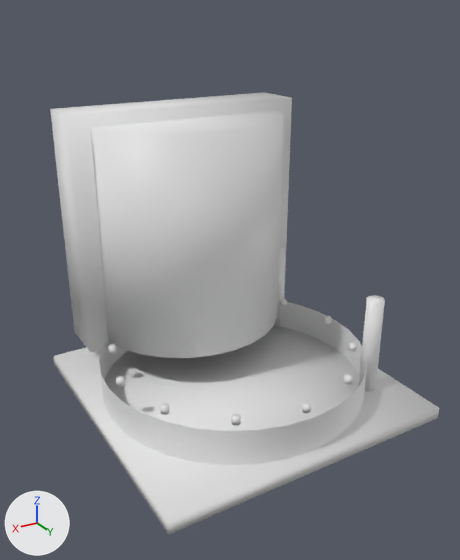
The OBJ model src/main/resources/assets/apexballistics/models/block/silo_hatch_open.obj: old version first, new version second.
Before and after are seen from a 50 mm lens placed at (1.516, 1.172, 1.268), pointed at (0.491, -0.536, 0.414). Every picture has the same lights, and +X, +Y and +Z are marked at lower left. The first picture is the older version. Materials are left out; every surface is plain grey. Where no turn or scale is listed for an object, it has been applied to the vertices. Vertices at exactly the same position are counted once.

Objects in the first picture: 'silo_hatch_open'.
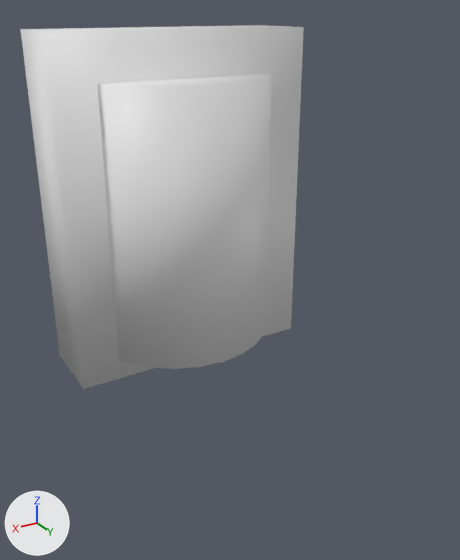
Where the change shows, as pixel boxes [x1, y1, x2, y2] in the pictures (460 x 560 px):
'silo_hatch_open', reshaped (27% narrower, 18% shorter): before [50, 92, 439, 535]; after [21, 25, 304, 389]
part 1 of me_silo_hatch_open, added: after [21, 25, 304, 389]
part 2 of me_silo_hatch_open, added: after [97, 73, 272, 369]
part 3 of me_silo_hatch_open, deleted: before [99, 302, 367, 465]
part 4 of me_silo_hatch_open, deleted: before [91, 110, 284, 358]
part 5 of me_silo_hatch_open, deleted: before [273, 247, 285, 328]
part 6 of me_silo_hatch_open, deleted: before [359, 295, 385, 392]
part 7 of me_silo_hatch_open, deleted: before [344, 374, 353, 385]
part 8 of me_silo_hatch_open, deleted: before [108, 344, 116, 354]
part 9 of me_silo_hatch_open, deleted: before [301, 402, 311, 413]
part 10 of me_silo_hatch_open, deleted: before [280, 299, 287, 307]
part 11 of me_silo_hatch_open, deleted: before [231, 414, 241, 426]
part 12 of me_silo_hatch_open, deleted: before [324, 316, 331, 324]
part 13 of me_silo_hatch_open, deleted: before [160, 403, 169, 415]
part 14 of me_silo_hatch_open, deleted: before [349, 342, 357, 352]
part 15 of me_silo_hatch_open, deleted: before [116, 376, 124, 387]
part 16 of me_silo_hatch_open, deleted: before [53, 327, 439, 535]
part 17 of me_silo_hatch_open, deleted: before [50, 92, 292, 352]

Patch to the scene script:
```diff
--- a/src/main/resources/assets/apexballistics/models/block/silo_hatch_open.obj.py
+++ b/src/main/resources/assets/apexballistics/models/block/silo_hatch_open.obj.py
@@ me_silo_hatch_open @@
 # used by ob_silo_hatch_open; location = (0.0, 0.0, 0.0)
-me_silo_hatch_open.from_pydata(...)  # 406 vertices, 482 faces; spans x 0.0..1.0, y -1.22..0.0, z 0.0..0.96
+me_silo_hatch_open.from_pydata(...)  # 66 vertices, 84 faces; spans x 0.04..0.96, y -1.27..-0.57, z 0.0..1.2
+# me_silo_hatch_open part 1: a new loose piece, a box spanning x 0.04..0.96, y -1.06..-0.78, z 0.0..1.2
+# me_silo_hatch_open part 2: a new loose piece, a 24-sided cylinder along z spanning x 0.15..0.85, y -1.27..-0.57, z 0.08..1.05
+# me_silo_hatch_open part 3: the loose piece of 64 vertices spanning x 0.04..0.96, y -0.96..-0.04, z 0.03..0.16 is deleted
+# me_silo_hatch_open part 4: the loose piece of 58 vertices spanning x 0.14..0.86, y -1.22..-0.5, z 0.16..0.92 is deleted
+# me_silo_hatch_open part 5: the loose piece of 22 vertices spanning x 0.091..0.149, y -0.81..-0.75, z 0.04..0.38 is deleted
+# me_silo_hatch_open part 6: the loose piece of 22 vertices spanning x 0.091..0.149, y -0.25..-0.19, z 0.04..0.38 is deleted
+# me_silo_hatch_open part 7: the loose piece of 18 vertices spanning x 0.276..0.304, y -0.15..-0.122, z 0.16..0.182 is deleted
+# me_silo_hatch_open part 8: the loose piece of 18 vertices spanning x 0.85..0.878, y -0.724..-0.696, z 0.16..0.182 is deleted
+# me_silo_hatch_open part 9: the loose piece of 18 vertices spanning x 0.486..0.514, y -0.094..-0.066, z 0.16..0.182 is deleted
+# me_silo_hatch_open part 10: the loose piece of 18 vertices spanning x 0.122..0.15, y -0.724..-0.696, z 0.16..0.182 is deleted
+# me_silo_hatch_open part 11: the loose piece of 18 vertices spanning x 0.696..0.724, y -0.15..-0.122, z 0.16..0.182 is deleted
+# me_silo_hatch_open part 12: the loose piece of 18 vertices spanning x 0.066..0.094, y -0.514..-0.486, z 0.16..0.182 is deleted
+# me_silo_hatch_open part 13: the loose piece of 18 vertices spanning x 0.85..0.878, y -0.304..-0.276, z 0.16..0.182 is deleted
+# me_silo_hatch_open part 14: the loose piece of 18 vertices spanning x 0.122..0.15, y -0.304..-0.276, z 0.16..0.182 is deleted
+# me_silo_hatch_open part 15: the loose piece of 18 vertices spanning x 0.906..0.934, y -0.514..-0.486, z 0.16..0.182 is deleted
+# me_silo_hatch_open part 16: the loose piece of 8 vertices spanning x 0.0..1.0, y -1.0..0.0, z 0.0..0.04 is deleted
+# me_silo_hatch_open part 17: the loose piece of 8 vertices spanning x 0.08..0.92, y -0.96..-0.78, z 0.14..0.96 is deleted
+# other edits to the shape of me_silo_hatch_open do not show in these pictures
```
